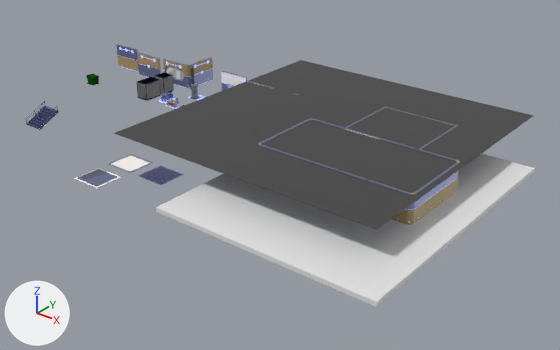
One commit to the Blender file assets/v22 level_01_blank.blend: the scene before it, then after it.
Both versions are drawn from a 50 mm lens placed at (51.3, -71.6, 39.9), pointed at (-7.2, 1.4, -5.4). The lights are fixed; the arrows at lower left show +X, +Y and +Z.

Objects in the first picture: 'Ceiling', 'Cube.025', 'Cube.047', 'Floor1', 'Floor1.001', 'Floor2', 'Plane', 'Wall1', 'Wall1.010', 'Wall1.011', 'Wall2', 'cage_box_large.001'.
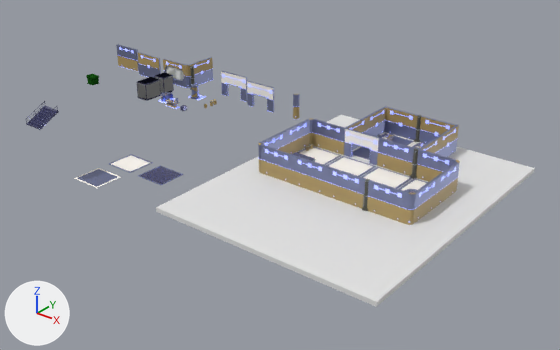
Pixel boxes [x1, y1, x2, y2] of what changed, in the pictures (560 x 350 px):
```json
{"object": "Ceiling", "change": "hidden", "before": [114, 60, 534, 230]}
{"object": "Wall1.007", "change": "unchanged, uncovered by the edit", "before": [369, 180, 409, 224], "after": [367, 180, 409, 224]}
{"object": "Wall1.006", "change": "unchanged, uncovered by the edit", "before": [328, 167, 366, 180], "after": [327, 167, 366, 209]}
{"object": "Wall1.012", "change": "unchanged, uncovered by the edit", "before": [293, 155, 329, 168], "after": [293, 155, 329, 196]}
{"object": "Wall1.004", "change": "unchanged, uncovered by the edit", "before": [379, 138, 415, 149], "after": [377, 138, 415, 176]}
```

Edits to the scene script, one JSON object a line:
```json
{"op": "add", "block": "ob_ceiling", "code": "ob_ceiling.hide_set(True)"}
```
